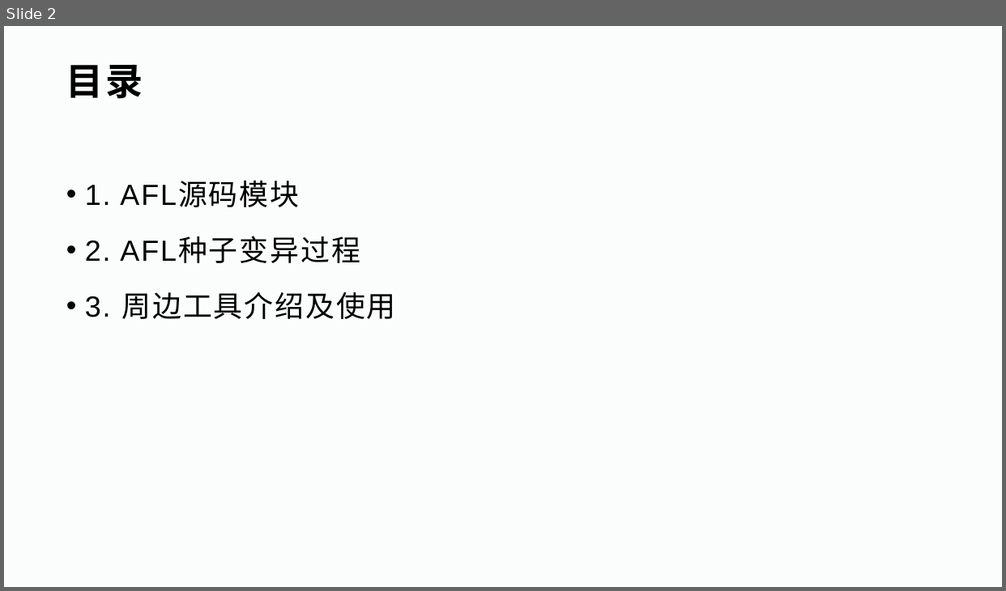
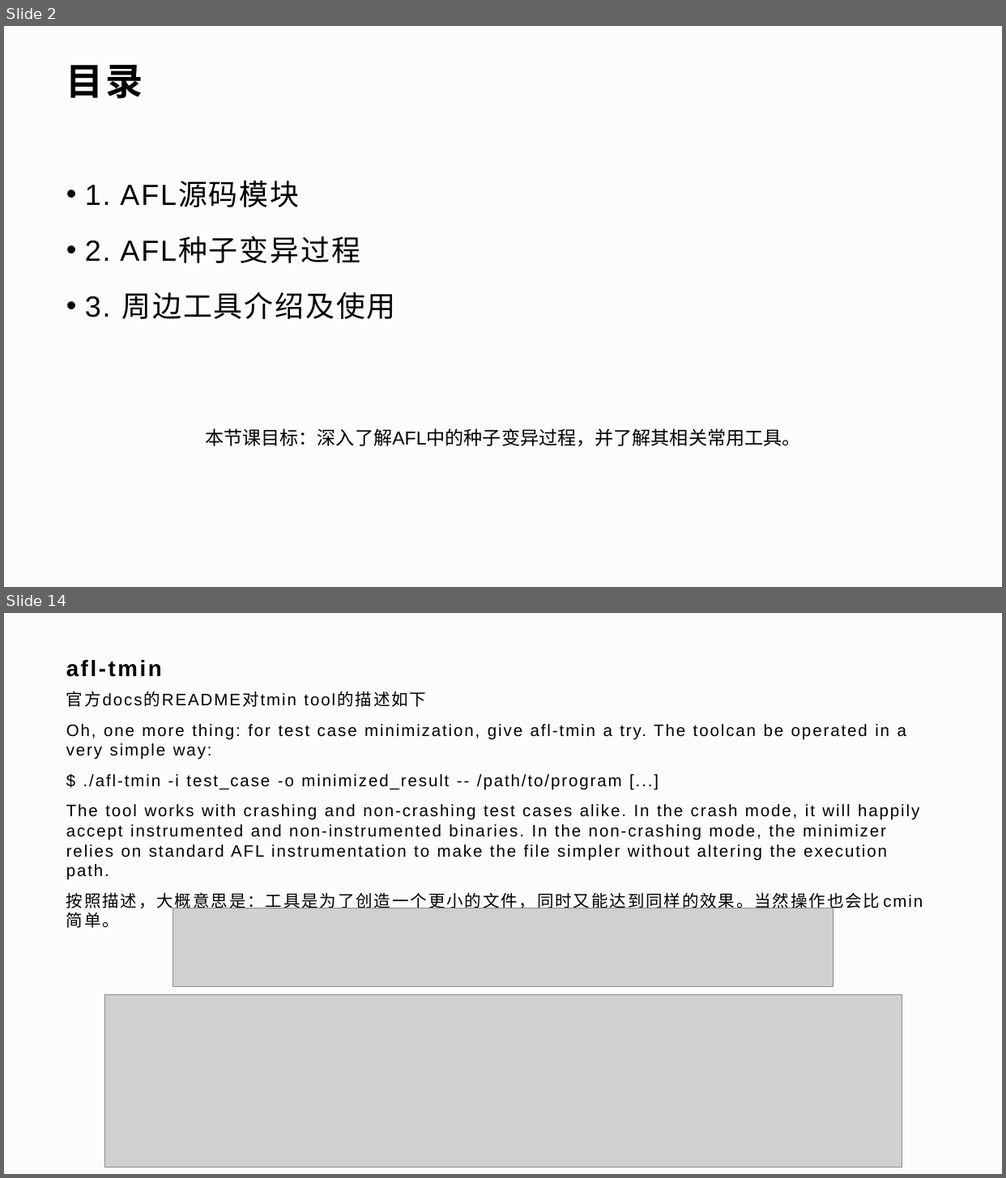
Before and after one commit to WayneDevMaze/Fuzzing-Introduction, a slide deck: Part2-AFL-pattern/AFL详解.pptx. Shown one above the other, each under a label of ours: slide 2 before the commit, slides 2 and 14 after it; the slides between them are not shown. The pictures are 1006x591 and 1006x1178 pixels, drawn with LibreOffice and Linux fonts; fonts in the diff are those of the drawing; grey boxes stand for pictures; background and template pictures are left out. Boxes give left, top, right and bottom in pixels: in the first picture for what was removed or moved away, otherwise in the second. Text is boxed around its words. In the diff, an @@ line names an element or a change of style, - is before the commit and + after.

```diff
--- a/Part2-AFL-pattern/AFL详解.pptx
+++ b/Part2-AFL-pattern/AFL详解.pptx
@@ slide 14 added at (x1=4, y1=613, x2=1002, y2=1174), background #FBFCFC @@
@@ title added at (x1=66, y1=660, x2=162, y2=677), 21.6 pt, text #000000, bold @@
+afl-tmin
@@ text added at (x1=66, y1=691, x2=919, y2=928), 16 pt, text #000000 @@
+官方docs的README对tmin tool的描述如下
+Oh, one more thing: for test case minimization, give afl-tmin a try. The toolcan be operated in a very simple way:
+$ ./afl-tmin -i test_case -o minimized_result -- /path/to/program [...]
+The tool works with crashing and non-crashing test cases alike. In the crash mode, it will happily accept instrumented and non-instrumented binaries. In the non-crashing mode, the minimizer relies on standard AFL instrumentation to make the file simpler without altering the execution path.
+按照描述，大概意思是：工具是为了创造一个更小的文件，同时又能达到同样的效果。当然操作也会比cmin简单。
@@ picture added at (x1=173, y1=909, x2=833, y2=986) @@
@@ picture added at (x1=104, y1=995, x2=901, y2=1168) @@
@@ slide 2 changed as well @@
@@ text added at (x1=205, y1=429, x2=800, y2=447), 18 pt, text #000000 @@
+本节课目标：深入了解AFL中的种子变异过程，并了解其相关常用工具。
```
Also in this commit, not shown: 12 other slides added, 1 other file.
